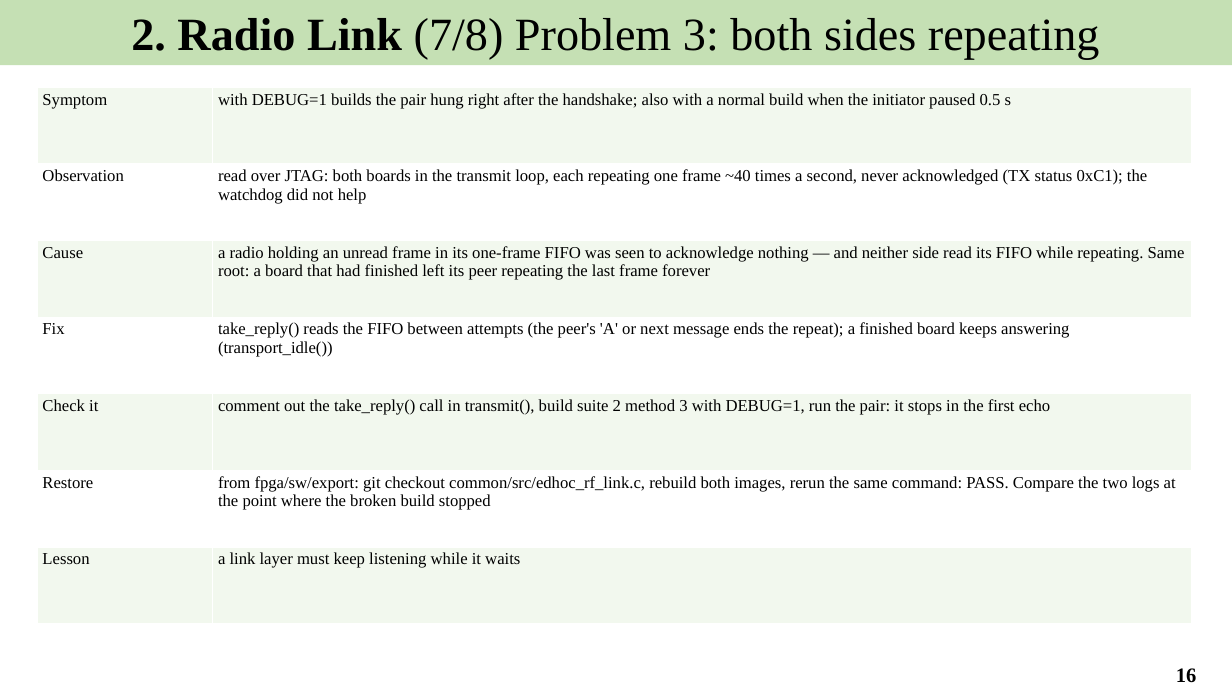
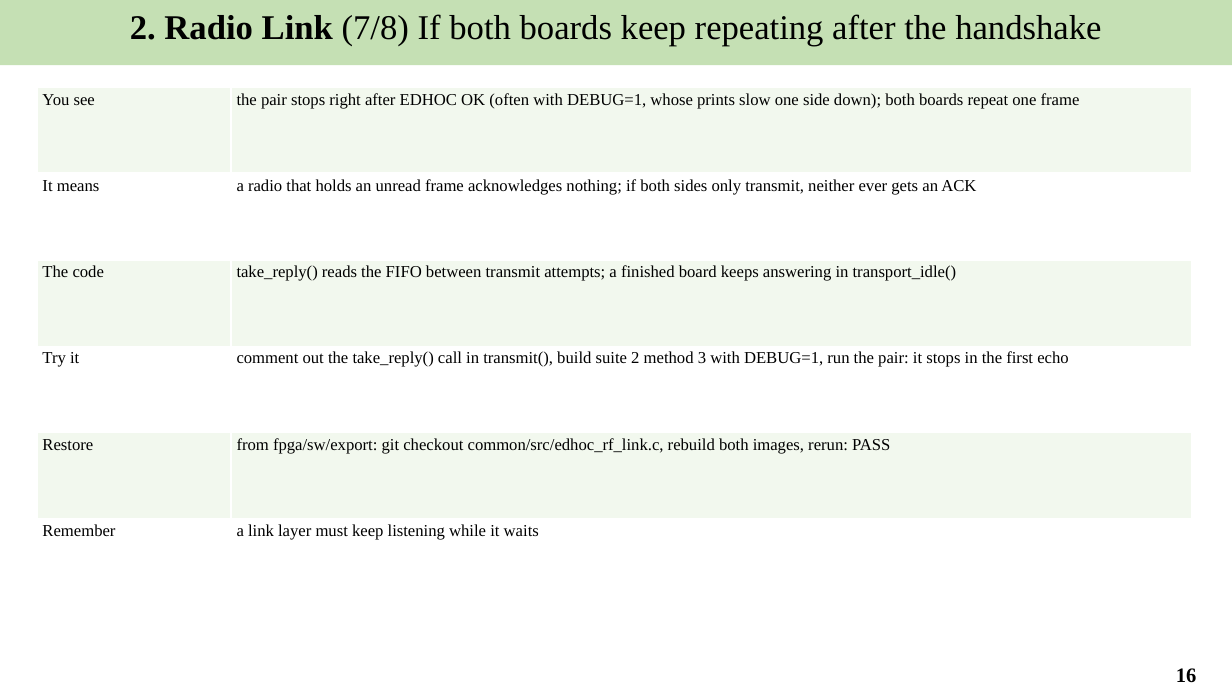
Before and after one commit to Khaiduy/chipyard-edhoc, a slide deck: slide 16 of fpga/sw/export/docs/slides/05_Secure_file_transfer_and_results.pptx. Drawn at 1232x693 pixels with LibreOffice and Linux fonts; fonts in the diff are those of the drawing. Boxes give left, top, right and bottom in pixels: in the first picture for what was removed or moved away, otherwise in the second. Text is boxed around its words. In the diff, an @@ line names an element or a change of style, - is before the commit and + after.

```diff
--- a/fpga/sw/export/docs/slides/05_Secure_file_transfer_and_results.pptx
+++ b/fpga/sw/export/docs/slides/05_Secure_file_transfer_and_results.pptx
@@ text in rectangle at [130,14,1101,45]: text changed; size 36 to 27 pt @@
-2. Radio Link (7/8) Problem 3: both sides repeating
+2. Radio Link (7/8) If both boards keep repeating after the handshake
@@ table at [37,88,1192,605] @@
-row 1: Symptom | with DEBUG=1 builds the pair hung right after the handshake; also with a normal build when the initiator paused 0.5 s
-row 2: Observation | read over JTAG: both boards in the transmit loop, each repeating one frame ~40 times a second, never acknowledged (TX status 0xC1); the watchdog did not help
-row 3: Cause | a radio holding an unread frame in its one-frame FIFO was seen to acknowledge nothing — and neither side read its FIFO while repeating. Same root: a board that had finished left its peer repeating the last frame forever
-row 4: Fix | take_reply() reads the FIFO between attempts (the peer's 'A' or next message ends the repeat); a finished board keeps answering (transport_idle())
-row 5: Check it | comment out the take_reply() call in transmit(), build suite 2 method 3 with DEBUG=1, run the pair: it stops in the first echo
-row 6: Restore | from fpga/sw/export: git checkout common/src/edhoc_rf_link.c, rebuild both images, rerun the same command: PASS. Compare the two logs at the point where the broken build stopped
-row 7: Lesson | a link layer must keep listening while it waits
+row 1: You see | the pair stops right after EDHOC OK (often with DEBUG=1, whose prints slow one side down); both boards repeat one frame
+row 2: It means | a radio that holds an unread frame acknowledges nothing; if both sides only transmit, neither ever gets an ACK
+row 3: The code | take_reply() reads the FIFO between transmit attempts; a finished board keeps answering in transport_idle()
+row 4: Try it | comment out the take_reply() call in transmit(), build suite 2 method 3 with DEBUG=1, run the pair: it stops in the first echo
+row 5: Restore | from fpga/sw/export: git checkout common/src/edhoc_rf_link.c, rebuild both images, rerun: PASS
+row 6: Remember | a link layer must keep listening while it waits
```
Also in this commit, not shown: 23 other slides changed, 4 slides added, 7 slides removed, 13 other files.
